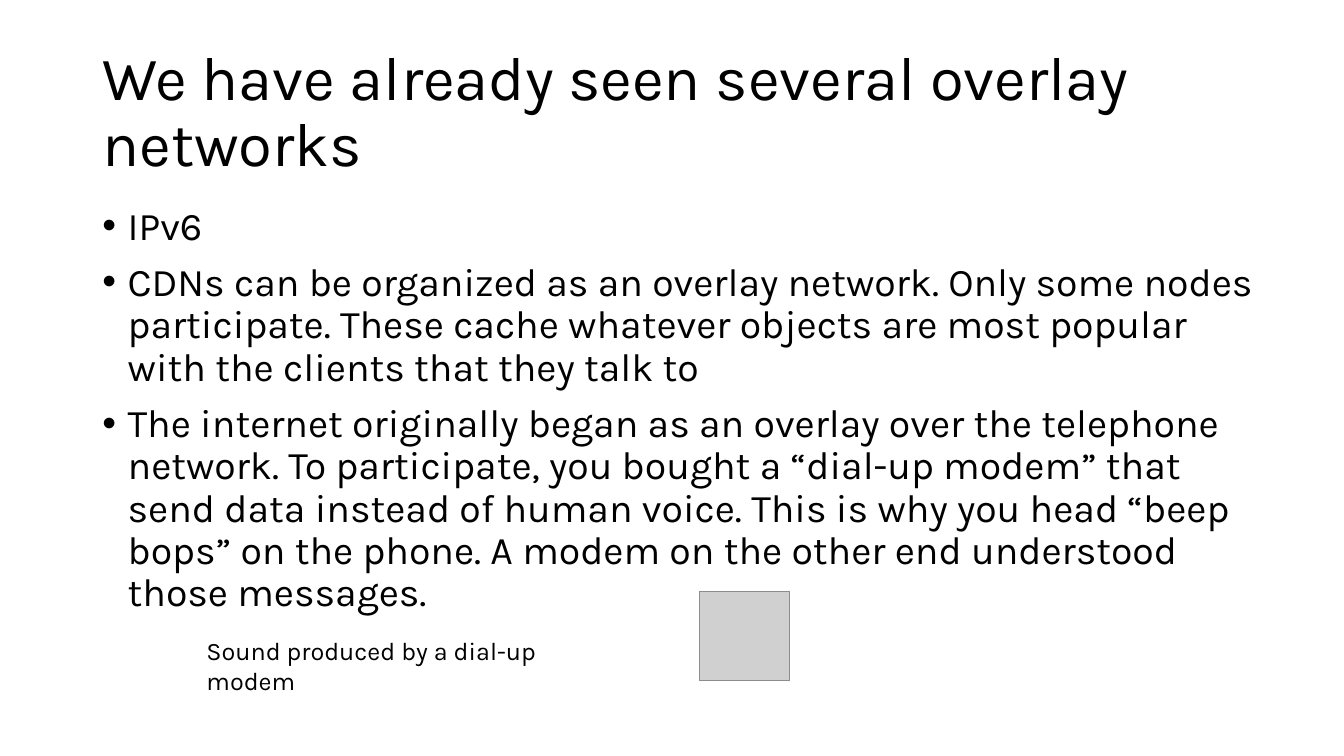
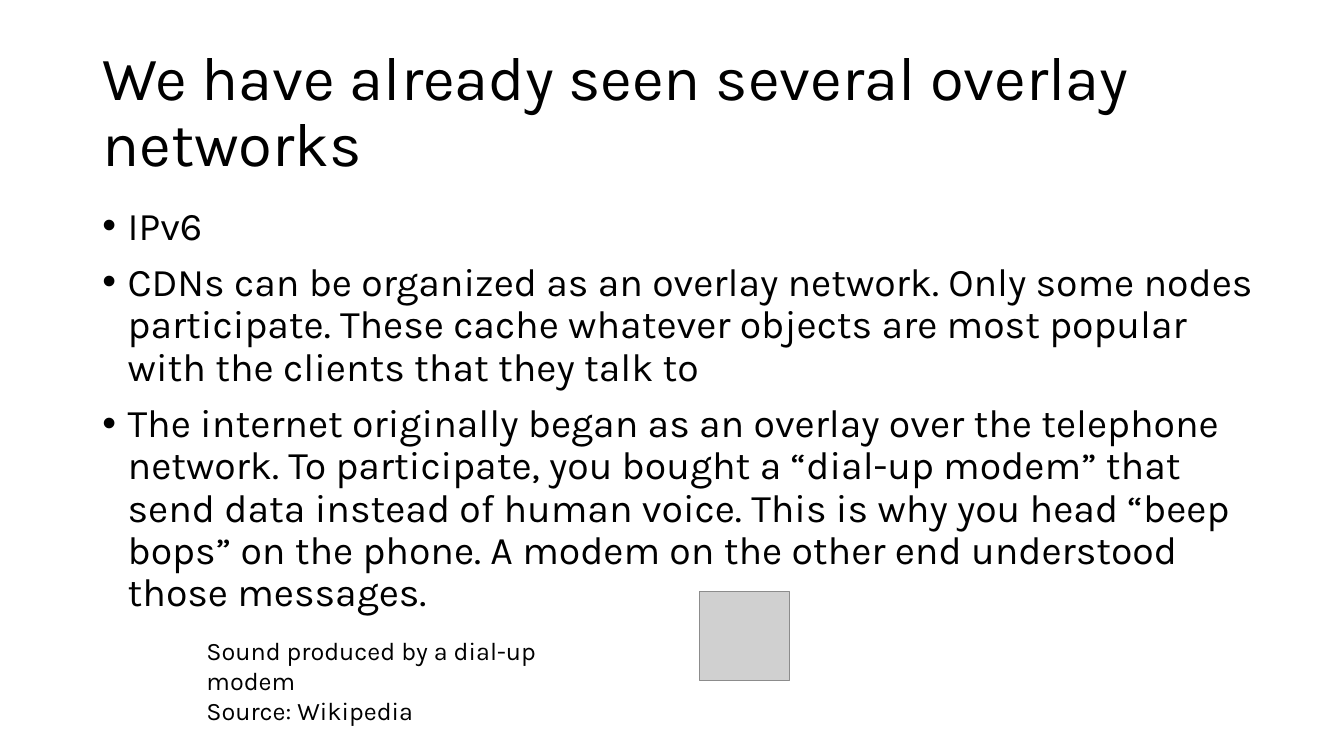
Before and after one commit to venkatarun95/mit_page, a slide deck: slide 23 of f25/assets/slides/lec26-nat-ipv6-overlay.pptx (slide 22 before the commit). Drawn at 1344x756 pixels with LibreOffice and Linux fonts; fonts in the diff are those of the drawing; grey boxes stand for pictures. Boxes give left, top, right and bottom in pixels: in the first picture for what was removed or moved away, otherwise in the second. Text is boxed around its words. In the diff, an @@ line names an element or a change of style, - is before the commit and + after.

Commit message:
Updated overlay lecture

```diff
--- a/f25/assets/slides/lec26-nat-ipv6-overlay.pptx
+++ b/f25/assets/slides/lec26-nat-ipv6-overlay.pptx
@@ text at (x1=206, y1=702, x2=413, y2=726): paragraph added @@
+Source: Wikipedia
```
Also in this commit, not shown: 1 other slide changed, 1 slide added, 2 other files.
